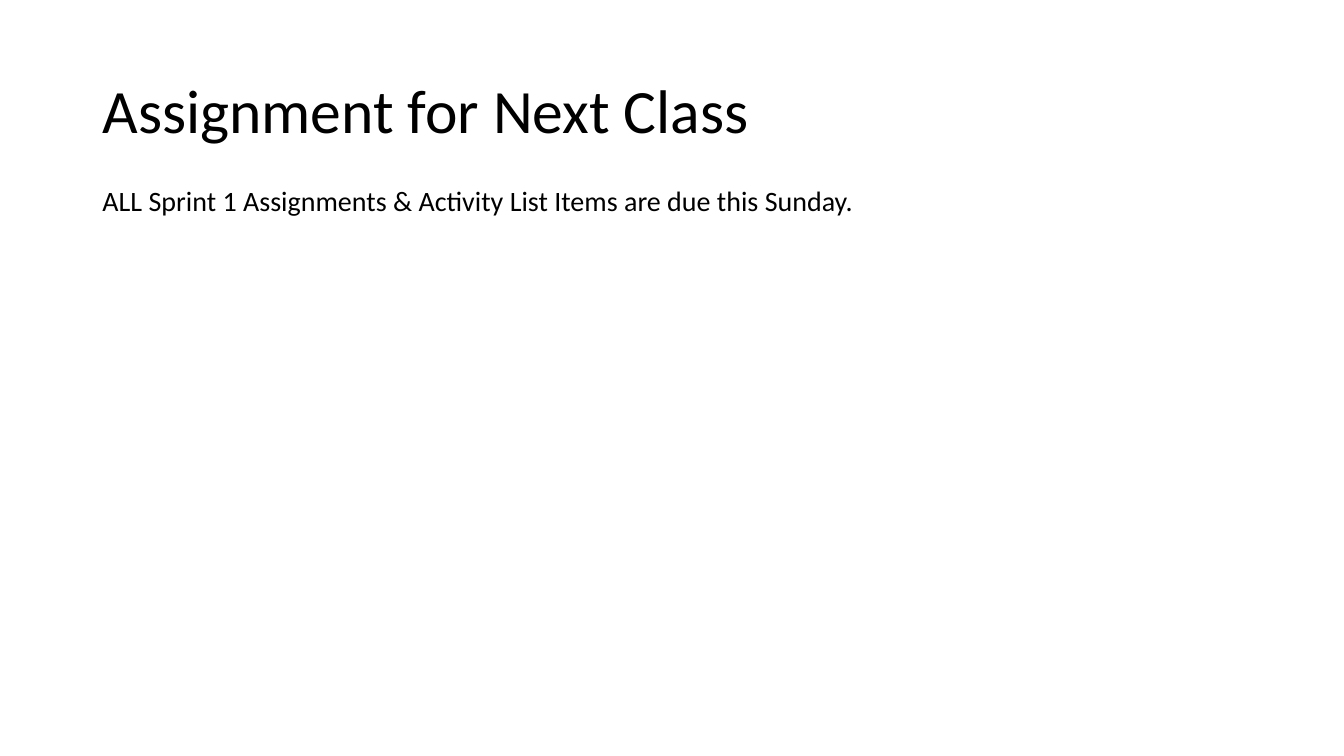
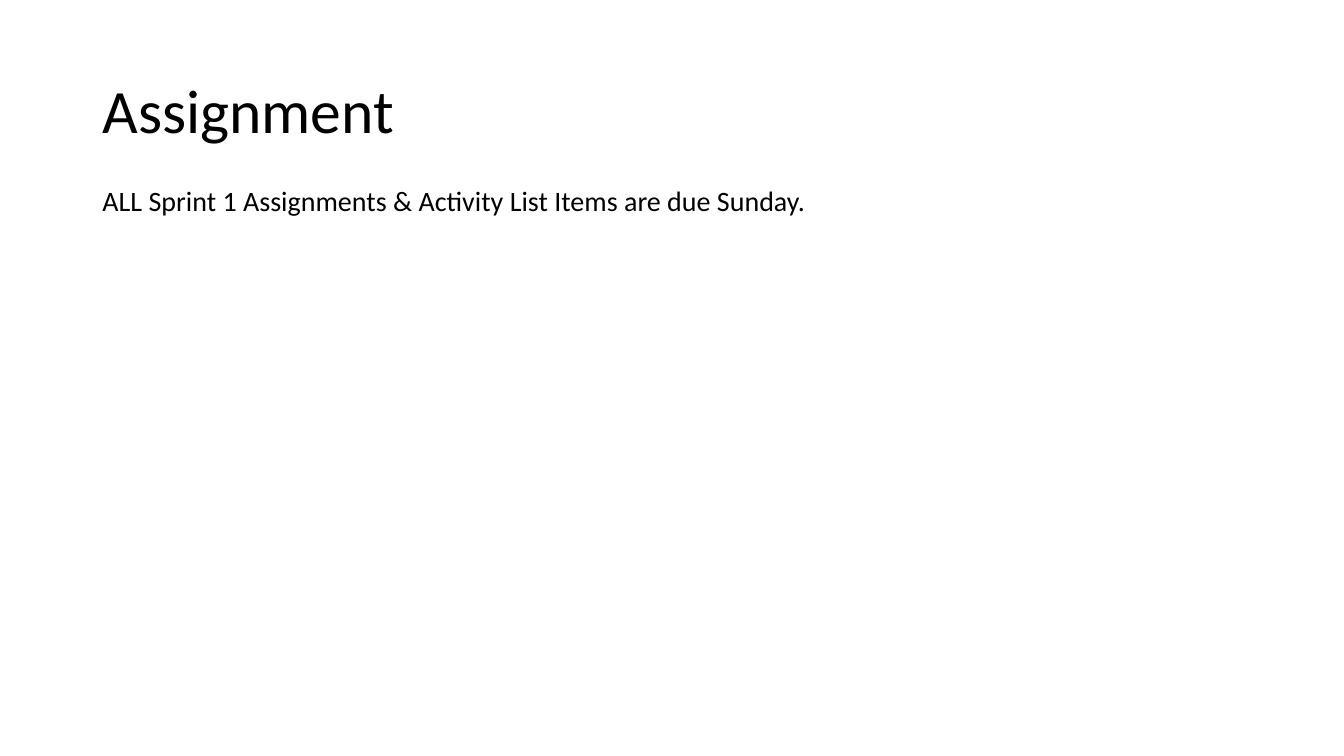
Before and after one commit to EricJPogue/CPSC-24500, a slide deck: slide 2 of lecture-slides/2019-09-06-oop.pptx (slide 9 before the commit). Drawn at 1344x756 pixels with LibreOffice and Linux fonts; fonts in the diff are those of the drawing. Boxes give left, top, right and bottom in pixels: in the first picture for what was removed or moved away, otherwise in the second. Text is boxed around its words. In the diff, an @@ line names an element or a change of style, - is before the commit and + after.

```diff
--- a/lecture-slides/2019-09-06-oop.pptx
+++ b/lecture-slides/2019-09-06-oop.pptx
@@ title at (x1=102, y1=90, x2=393, y2=144): text changed @@
-Assignment for Next Class
+Assignment
@@ text at (x1=102, y1=191, x2=805, y2=216): text changed @@
-ALL Sprint 1 Assignments & Activity List Items are due this Sunday.
+ALL Sprint 1 Assignments & Activity List Items are due Sunday.
```
Also in this commit, not shown: 3 other slides changed, 10 slides added, 6 slides removed, 3 other files.
